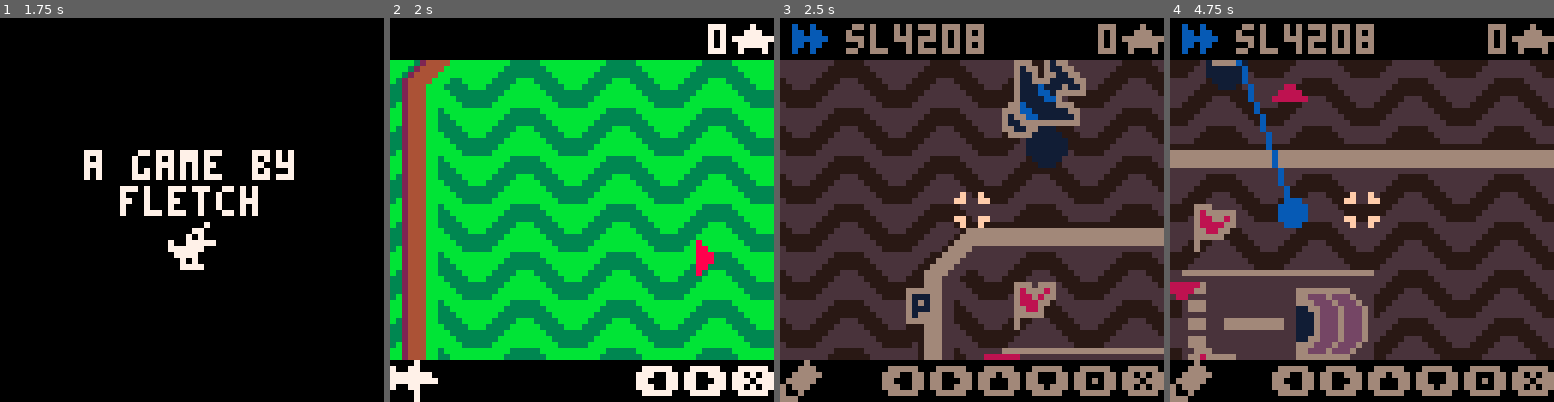
Above: before the commit, frames 1-4 (left to right).
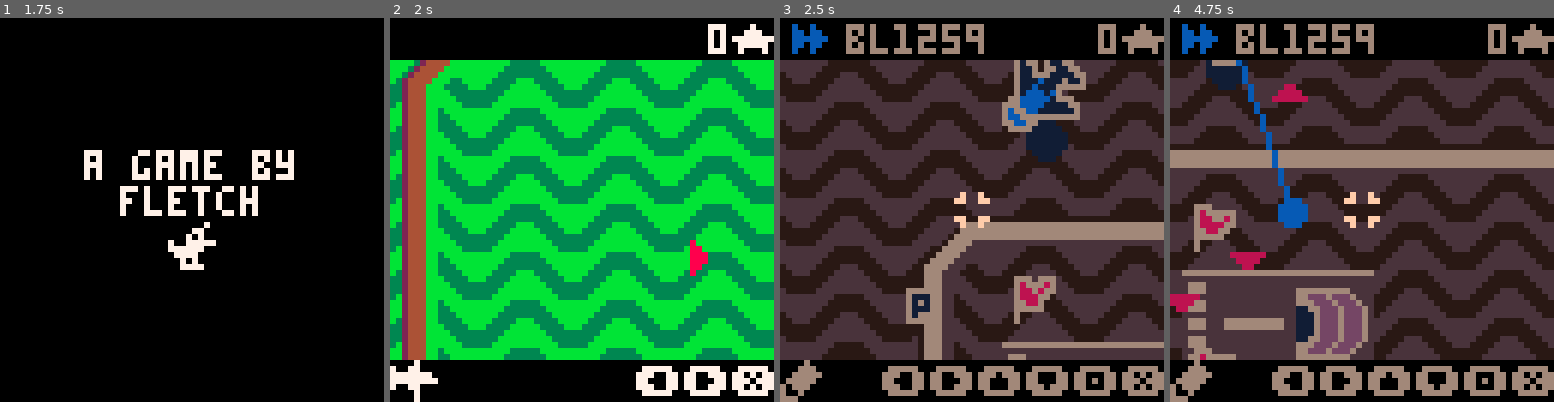
Above: after the commit, the same moments.

Repository: fletchmakes/oops-airlines
Game: PICO-8 cartridge oops-airlines.p8
The game is run twice, just before and just after one commit, with the same random seed, the same clock (stepped at 60 frames per second) and the same inputs.
Inputs:
- Up to frame 1 (1.75 s): tap X (X key) at 0.33, 1.07 s; tap O (Z key) at 0.7, 1.7 s; hold Right from 1.6 s (still down)
- Up to frame 2 (2 s): keep holding Right; tap X (X key) at 1.85 s
- Up to frame 3 (2.5 s): release Right at 2.1 s; tap O (Z key) at 2.1 s; hold Up 2.15-2.42 s; hold Right from 2.47 s (still down)
- Up to frame 4 (4.75 s): tap O (Z key) every 0.4 s from 2.5 to 4.5 s; tap X (X key) at 2.97, 4.08 s; release Right at 3.03 s; hold Left 3.08-3.58 s; hold Down 3.63-3.97 s; hold Right 4.02-4.68 s; hold Up from 4.73 s (still down)

Frame 1 is identical in both runs. In frame 2, 0.3% of the frame differs, in the area x 78-85%, y 57-68%; in frame 3, 22%, in the area x 0-100%, y 1-90%; in frame 4, 1.3%.

Commit message:
publishing work

Diff:
--- a/oops-airlines.p8
+++ b/oops-airlines.p8
@@ -41,6 +41,7 @@
 local point_lookup = { 30, 10, 20 }
 local flights_saved = { 0, 0, 0 } -- red, blue, yellow
 local flight_type = { RED=1, BLUE=2, YELLOW=3 }
+local flight_designations = { "rd", "bl", "yw"}
 
 -- camera
 local cam = nil
@@ -73,7 +74,6 @@
 	emphasis = function(x, y) sspr(116, 45, 3, 6, x, y) end,
 }
 
-local alphabet = split("a,b,c,d,e,f,g,h,i,j,k,l,m,n,o,p,q,r,s,t,u,v,w,x,y,z")
 local numerals = split("0,1,2,3,4,5,6,7,8,9")
 
 local focus_paths = false
@@ -142,7 +142,7 @@
 -- gameplay
 
 local plane_spawn_timer = 10
-local hangar = {x=192, y=126}
+local hangar = {x=192, y=128}
 
 local tutorial_page = 0
 local tutorial_offset = 0
@@ -543,8 +543,7 @@
 		self.sprite = sprites[type]
 		self.color = colors[type]
 		self.speed = 0.25*type
-
-		self.code = rnd(alphabet)..rnd(alphabet)..rnd(numerals)..rnd(numerals)..rnd(numerals)..rnd(numerals)
+		self.code = flight_designations[type]..rnd(numerals)..rnd(numerals)..rnd(numerals)..rnd(numerals)
 
 		self.altitude = 80
 		self.smoke = {}
Not shown, changed: 31 lines of the sprite sheet (__gfx__) section of oops-airlines.p8
Not shown, added: assets/grass-texture.aseprite
Not shown, added: assets/grass-texture.png
Not shown, added: assets/itch-banner.aseprite
Not shown, added: assets/itch-banner.png
Not shown, changed: assets/spritesheet.aseprite
Not shown, changed: spritesheet.png
